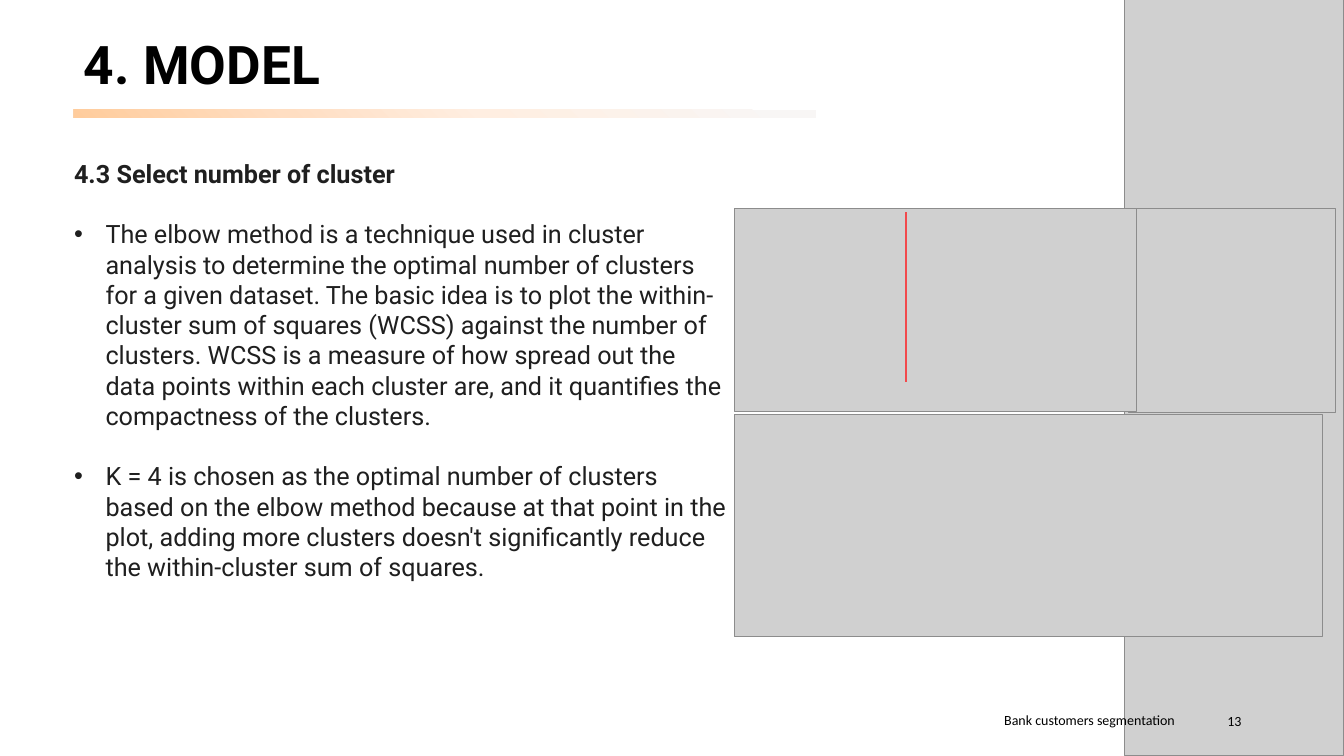
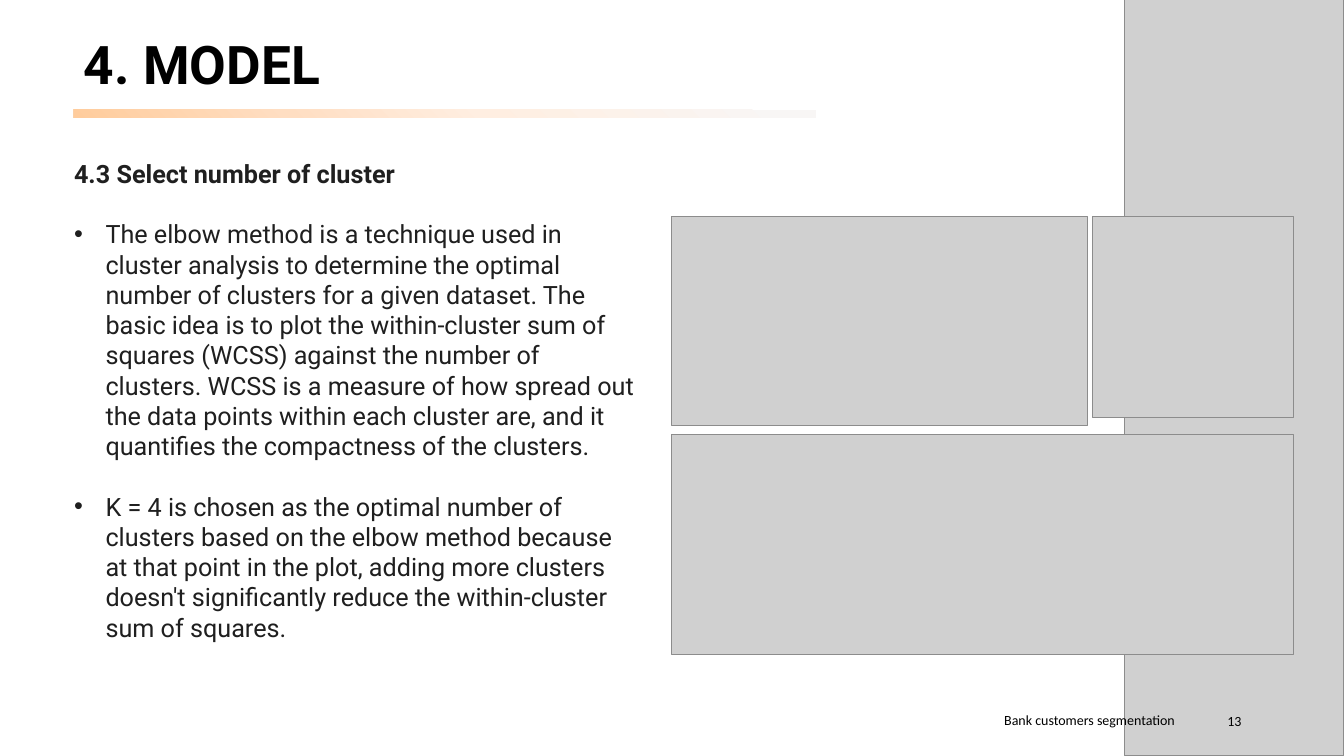
Before and after one commit to peerapat-t/Banking-customer-segmentation, a slide deck: slide 13 of banking customer segmentation.pptx. Drawn at 1344x756 pixels with LibreOffice and Linux fonts; fonts in the diff are those of the drawing; grey boxes stand for pictures. Boxes give left, top, right and bottom in pixels: in the first picture for what was removed or moved away, otherwise in the second. Text is boxed around its words. In the diff, an @@ line names an element or a change of style, - is before the commit and + after.

```diff
--- a/banking customer segmentation.pptx
+++ b/banking customer segmentation.pptx
@@ text "4.3 Select number of cluster" rewrapped from (x1=74, y1=164, x2=725, y2=581) to (x1=74, y1=164, x2=633, y2=642) @@
@@ picture resized from (x1=734, y1=209, x2=1136, y2=411) to (x1=673, y1=216, x2=1088, y2=425) @@
@@ line removed from (906, 213) to (906, 382) @@
@@ picture resized from (x1=1129, y1=209, x2=1336, y2=413) to (x1=1093, y1=216, x2=1294, y2=417) @@
@@ picture resized from (x1=734, y1=414, x2=1322, y2=636) to (x1=673, y1=435, x2=1294, y2=654) @@
```
Also in this commit, not shown: 3 other slides changed, 1 slide added, 1 slide removed, 2 other files.
